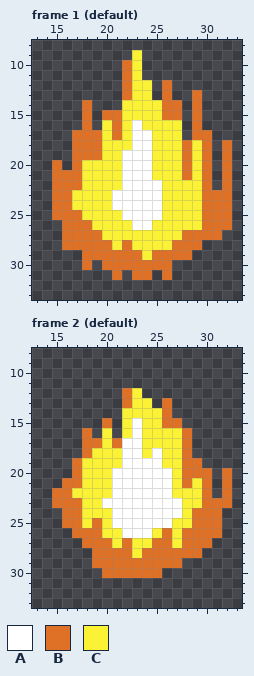
Two states of a pixel-art file, assets/entity/fire.aseprite. Above is the file before it was changed.
48x48 pixels, 2 frames. Colours within 5 levels of each other are drawn and written as one. Shown: frame 1 (default): x 13..33, y 8..33; frame 2 (default): x 13..33, y 8..33.
Palette (. is transparent): A #ffffff  B #df7126  C #fbf236
Pixels before, frame 1 (default), first column x 15:
 9 ........C.........
10 .......BC.........
11 .......BC.........
12 .......BCC.B......
13 .......BCC.B..B...
14 ...B...CCCCBB.B...
15 ...B.BBCCCCBB.B...
16 ...B.CBCACCCC.B...
17 ..BBBCBCAACCC.BB..
18 ..BBBCCCAACCCBCB.B
19 ..BBBCCAAACCCBCB.B
20 B.BCCCCAAACCCBCB.B
21 BBBCCCCAAACCCBCB.B
22 BBBCCCCAAAACCCCB.B
23 BBCCCCAAAAACCCCBBB
24 BBCCCCAAAAACCCCBBB
25 BBBCCCCAAAACCCCBBB
26 .BBBCCCCAACCCCCBBB
27 .BBBBCCCCCCCCBBBB.
28 .BBBBBCBCCCCBBB...
29 ...BBBBBBCBBBB....
30 ...B.BBBBBBB......
31 ......B.BB.B......
Pixels before, frame 2 (default), first column x 15:
12 .......BC.........
13 .......BCC.B......
14 .......CCCCB......
15 .....B.CACCBB.....
16 ...B.C.CACCCCB....
17 ...BBCBAACCCCB....
18 ...BCCCAACACCB....
19 ..BCCCCAAAACCBB...
20 ..BCCCAAAAAACBBB.B
21 .BBCCCAAAAAACBCB.B
22 BBCCCCAAAAAACCCB.B
23 BBBCCAAAAAAAACCBBB
24 .BBCCCAAAAAAACBBB.
25 .BBCBCAAAAAACCBBB.
26 ..BBBCCAAACBCBBBB.
27 ...BBBCBCCBBCBBB..
28 ....BBBBCBBBBBB...
29 ....BBBBBBBBB.....
30 .....BBBBBB.......
The same view after the edit:
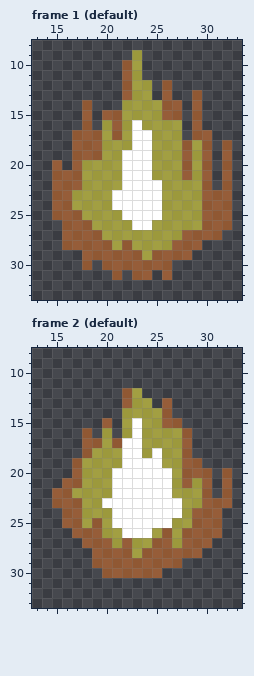
The exact change:
colour B: #df7126 -> #df712685
colour C: #fbf236 -> #fbf23682
